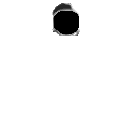
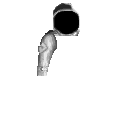
Layers edited between the first and the second (128, 128) image:
painted on "Helm_S1" over (52, 11, 80, 35)
painted on "Helm_C1" over (51, 12, 77, 40)
added group "Arms" with 7 layers above "Torso" over (37, 30, 77, 76)
added group "Arm_L" with 4 layers in group "Arms" over (37, 30, 59, 76)
added layer "Arm_L_D1" in group "Arm_L" over (37, 43, 49, 75)
added layer "Arm_L_S1" in group "Arm_L" over (37, 30, 59, 76)
added layer "Arm_L_C1" in group "Arm_L" over (37, 30, 57, 76)
added group "Torso" with 2 layers above "Background" over (46, 30, 77, 74)
hid "Torso_C1", moved it into group "Torso", painted on it over (46, 30, 77, 74)
added layer "Torso_BG" in group "Torso" over (46, 30, 77, 74)
